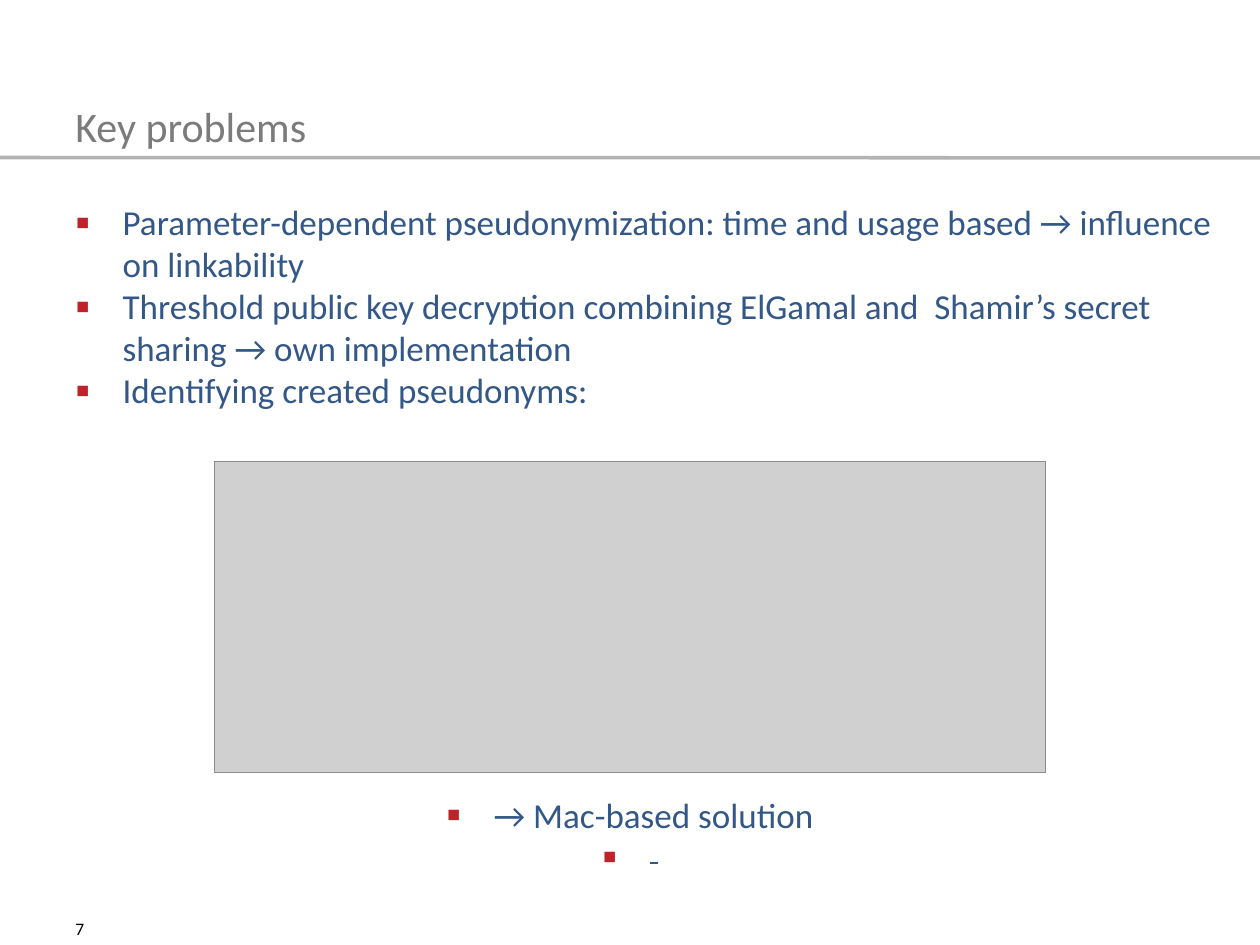
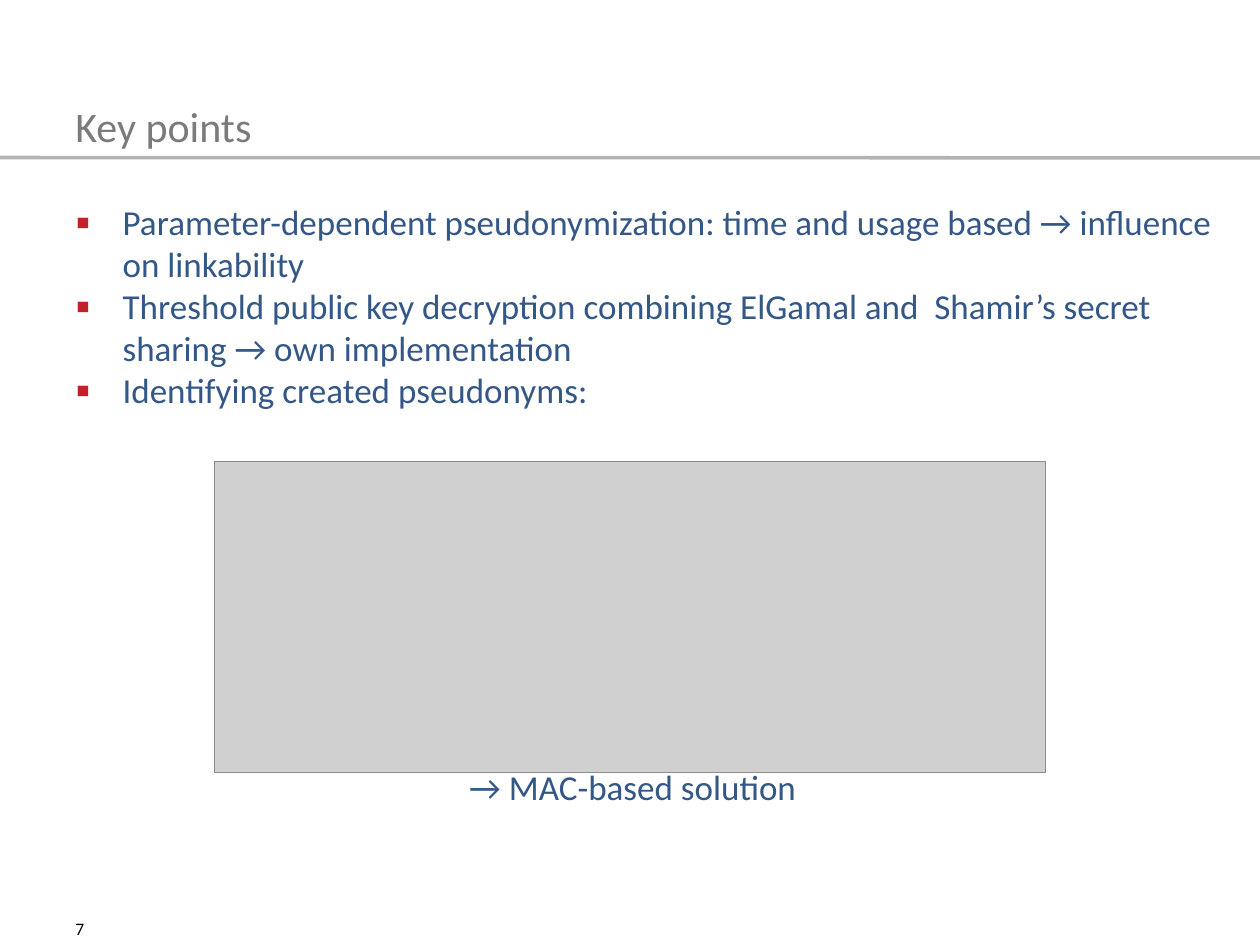
Before and after one commit to tompetersen/master-thesis, a slide deck: slide 7 of pet-con/Talk_PET_CON.pptx. Drawn at 1260x945 pixels with LibreOffice and Linux fonts; fonts in the diff are those of the drawing; grey boxes stand for pictures. Boxes give left, top, right and bottom in pixels: in the first picture for what was removed or moved away, otherwise in the second. Text is boxed around its words. In the diff, an @@ line names an element or a change of style, - is before the commit and + after.

```diff
--- a/pet-con/Talk_PET_CON.pptx
+++ b/pet-con/Talk_PET_CON.pptx
@@ text at (75,113,252,149): text changed @@
-Key problems
+Key points
@@ text at (509,771,796,801): text changed @@
-▪ → Mac-based solution
+→ MAC-based solution
```
Also in this commit, not shown: 8 other slides changed, 1 slide added, 1 slide removed, 1 other file.
